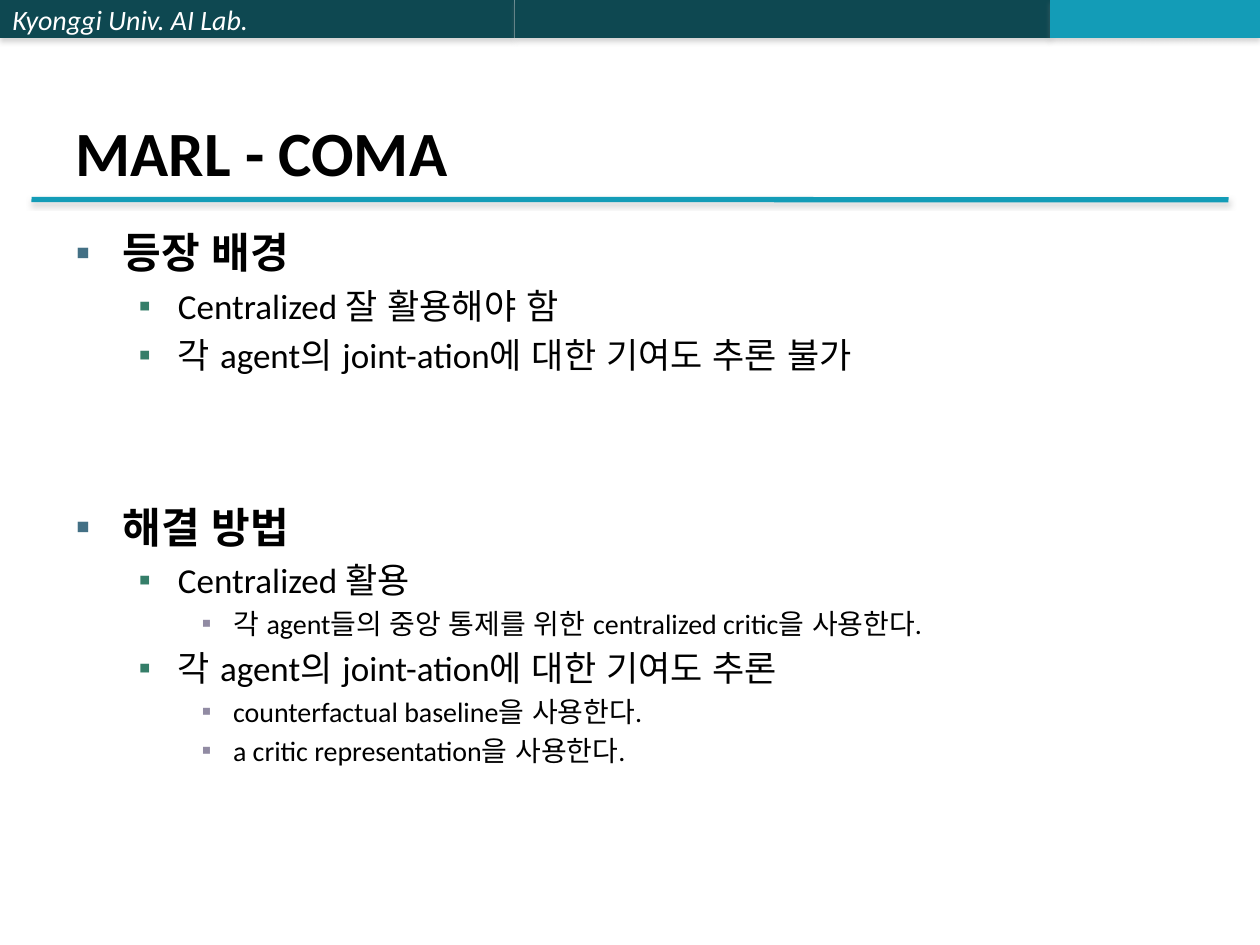
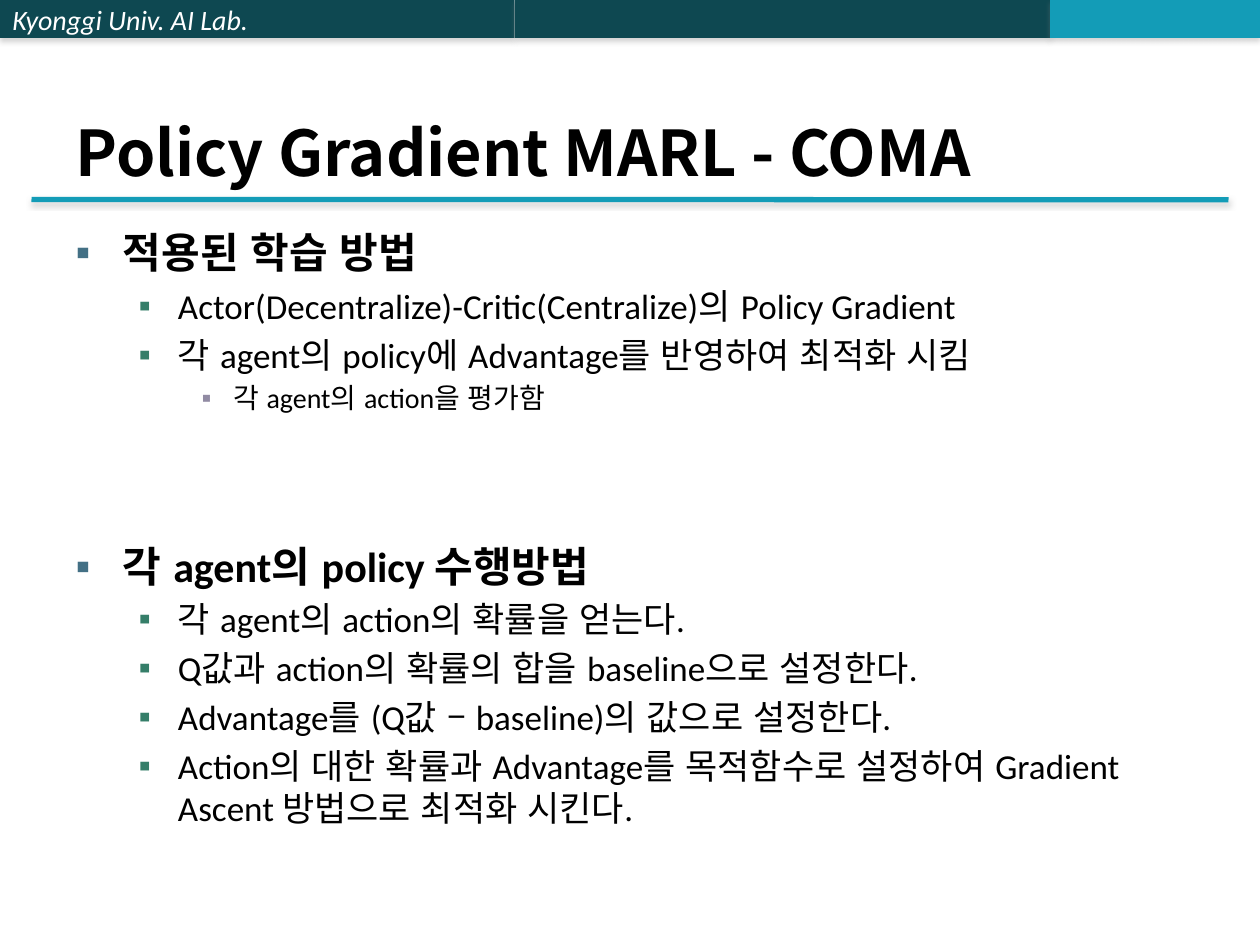
Before and after one commit to jk96491/PapersSeminar, a slide deck: slide 10 of Multi_Agent/ETC/PPTX/MARL 알고리즘 비교 분석.pptx (slide 4 before the commit). Drawn at 1260x945 pixels with LibreOffice and Linux fonts; fonts in the diff are those of the drawing. Boxes give left, top, right and bottom in pixels: in the first picture for what was removed or moved away, otherwise in the second. Text is boxed around its words. In the diff, an @@ line names an element or a change of style, - is before the commit and + after.

```diff
--- a/Multi_Agent/ETC/PPTX/MARL 알고리즘 비교 분석.pptx
+++ b/Multi_Agent/ETC/PPTX/MARL 알고리즘 비교 분석.pptx
@@ title at bbox=[76, 125, 971, 190]: text changed; font Calibri to Noto Sans CJK KR @@
-MARL - COMA
+Policy Gradient MARL - COMA
@@ text at bbox=[123, 232, 1119, 824]: text changed; size 16 to 20 pt @@
-▪ 등장 배경
-  ▪ Centralized 잘 활용해야 함
-  ▪ 각 agent의 joint-ation에 대한 기여도 추론 불가
-▪ 해결 방법
-  ▪ Centralized 활용
-    ▪ 각 agent들의 중앙 통제를 위한 centralized critic을 사용한다.
-  ▪ 각 agent의 joint-ation에 대한 기여도 추론
-    ▪ counterfactual baseline을 사용한다.
-    ▪ a critic representation을 사용한다.
+▪ 적용된 학습 방법
+  ▪ Actor(Decentralize)-Critic(Centralize)의 Policy Gradient
+  ▪ 각 agent의 policy에 Advantage를 반영하여 최적화 시킴
+    ▪ 각 agent의 action을 평가함
+▪ 각 agent의 policy 수행방법
+  ▪ 각 agent의 action의 확률을 얻는다.
+  ▪ Q값과 action의 확률의 합을 baseline으로 설정한다.
+  ▪ Advantage를 (Q값 – baseline)의 값으로 설정한다.
+  ▪ Action의 대한 확률과 Advantage를 목적함수로 설정하여 Gradient Ascent 방법으로 최적화 시킨다.
```
Also in this commit, not shown: 7 other slides changed, 6 slides added, 6 slides removed.
